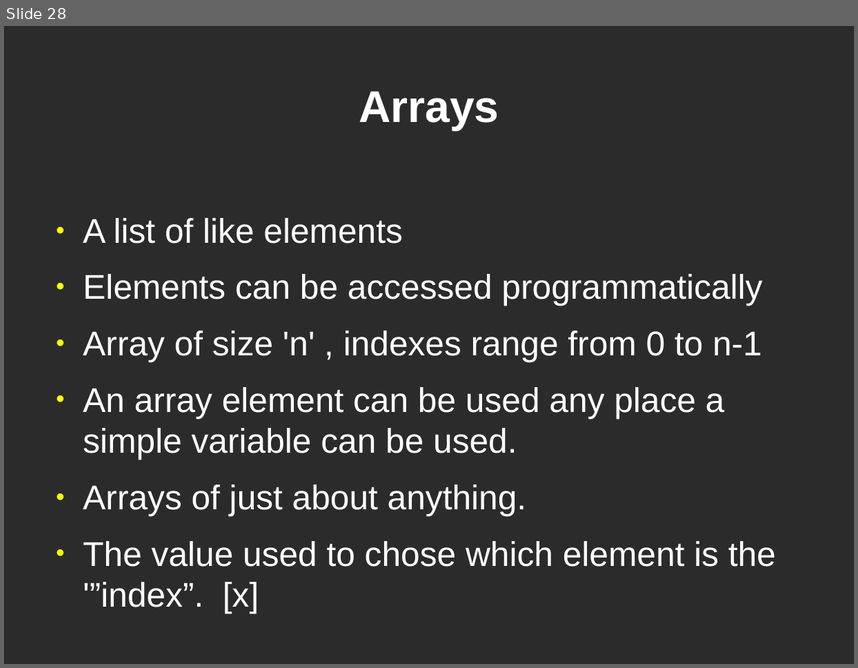
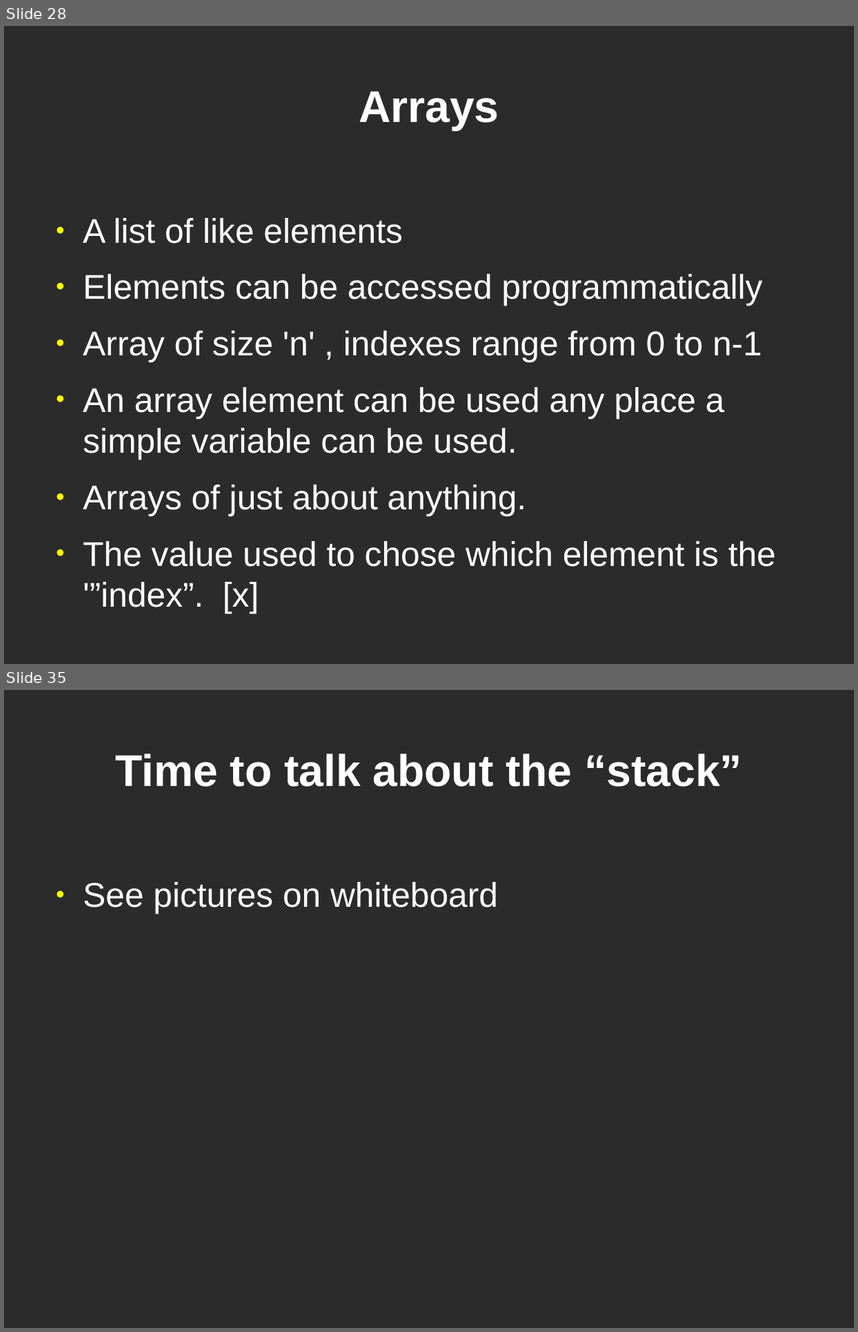
Before and after one commit to dklamet/class, a slide deck: docs/class.odp. Shown one above the other, each under a label of ours: slide 28 before the commit, slides 28 and 35 after it; the slides between them are not shown. The pictures are 858x668 and 858x1332 pixels, drawn with LibreOffice and Linux fonts; fonts in the diff are those of the drawing; background and template pictures are left out; a plain dark background stands for a picture behind light text. Boxes give left, top, right and bottom in pixels: in the first picture for what was removed or moved away, otherwise in the second. Text is boxed around its words. In the diff, an @@ line names an element or a change of style, - is before the commit and + after.

```diff
--- a/docs/class.odp
+++ b/docs/class.odp
@@ slide 35 added at bbox=[4, 690, 854, 1328], background picture (left out) @@
@@ title added at bbox=[115, 753, 742, 787], 41.4 pt, text #FFFFFF, bold @@
+Time to talk about the “stack”
@@ text added at bbox=[83, 882, 498, 913], 32 pt, text #FFFFFF @@
+● See pictures on whiteboard
```
Also in this commit, not shown: 6 other slides added, 6 other files.
